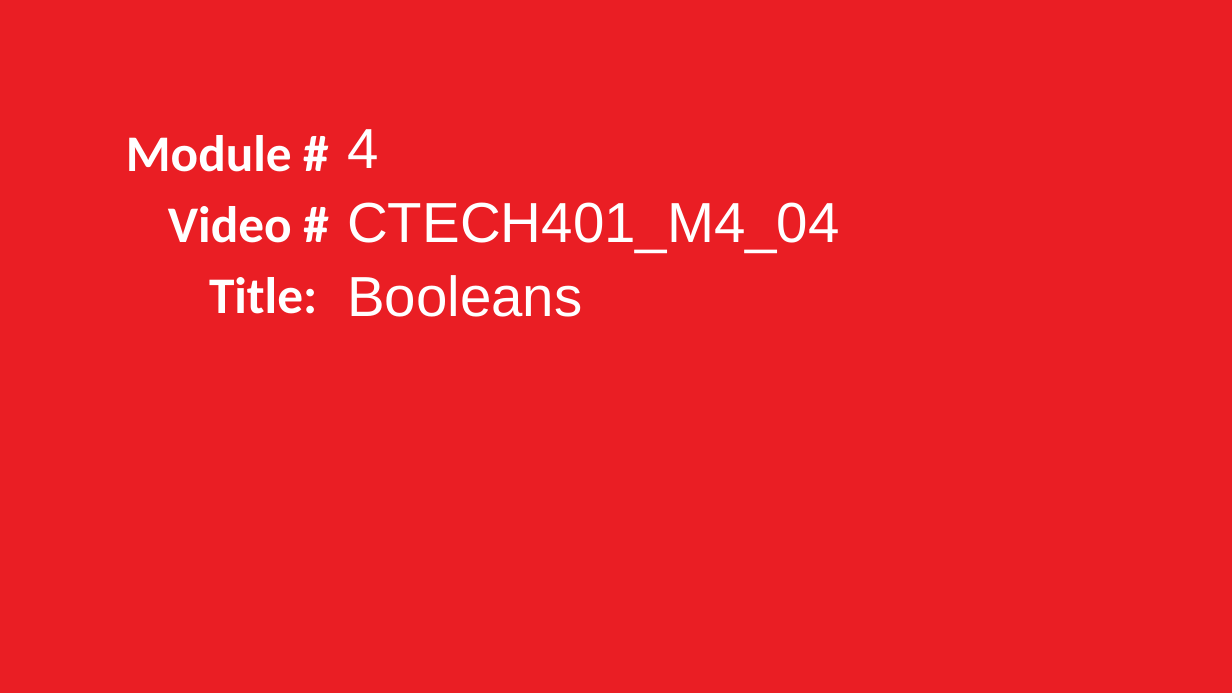
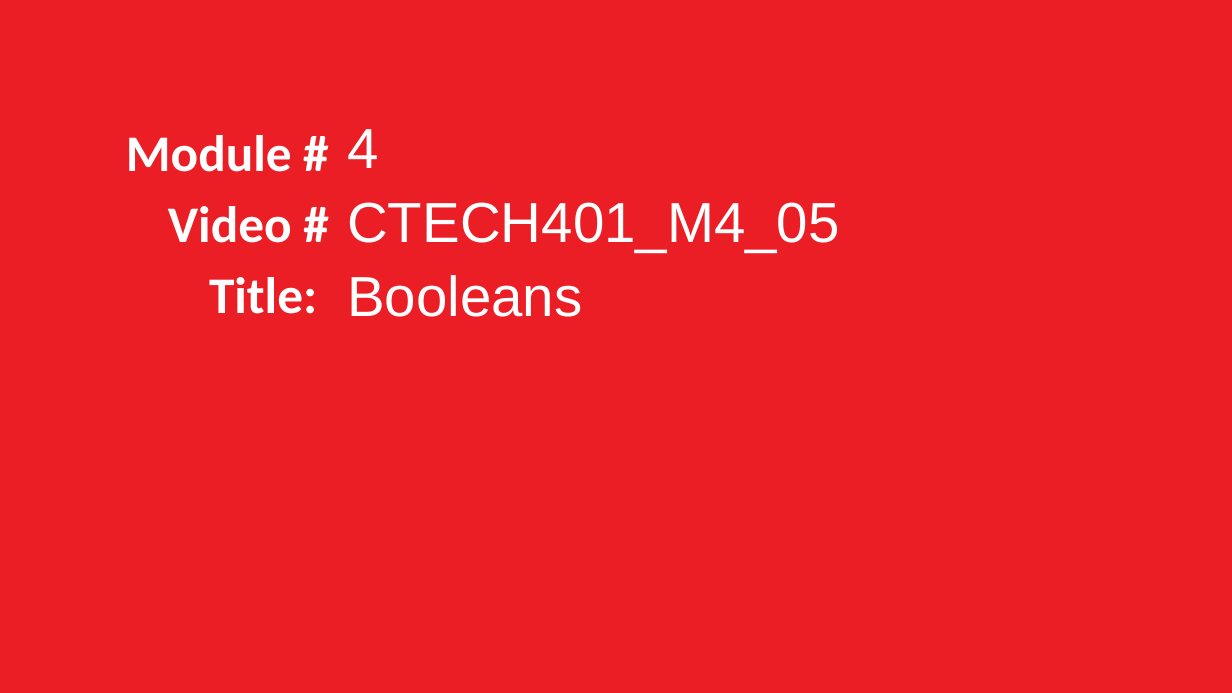
Before and after one commit to grimmelm/ctech404, a slide deck: slide 31 of ctech401/module_4/CTECH401 Module 4 - Control Flow.pptx (slide 29 before the commit). Drawn at 1232x693 pixels with LibreOffice and Linux fonts; fonts in the diff are those of the drawing. Boxes give left, top, right and bottom in pixels: in the first picture for what was removed or moved away, otherwise in the second. Text is boxed around its words. In the diff, an @@ line names an element or a change of style, - is before the commit and + after.

Commit message:
CTECH401 Module 4 tweaks

```diff
--- a/ctech401/module_4/CTECH401 Module 4 - Control Flow.pptx
+++ b/ctech401/module_4/CTECH401 Module 4 - Control Flow.pptx
@@ text at box(347, 202, 840, 253): text changed @@
-CTECH401_M4_04
+CTECH401_M4_05
```
Also in this commit, not shown: 7 other slides changed, 7 slides added, 1 slide removed.
